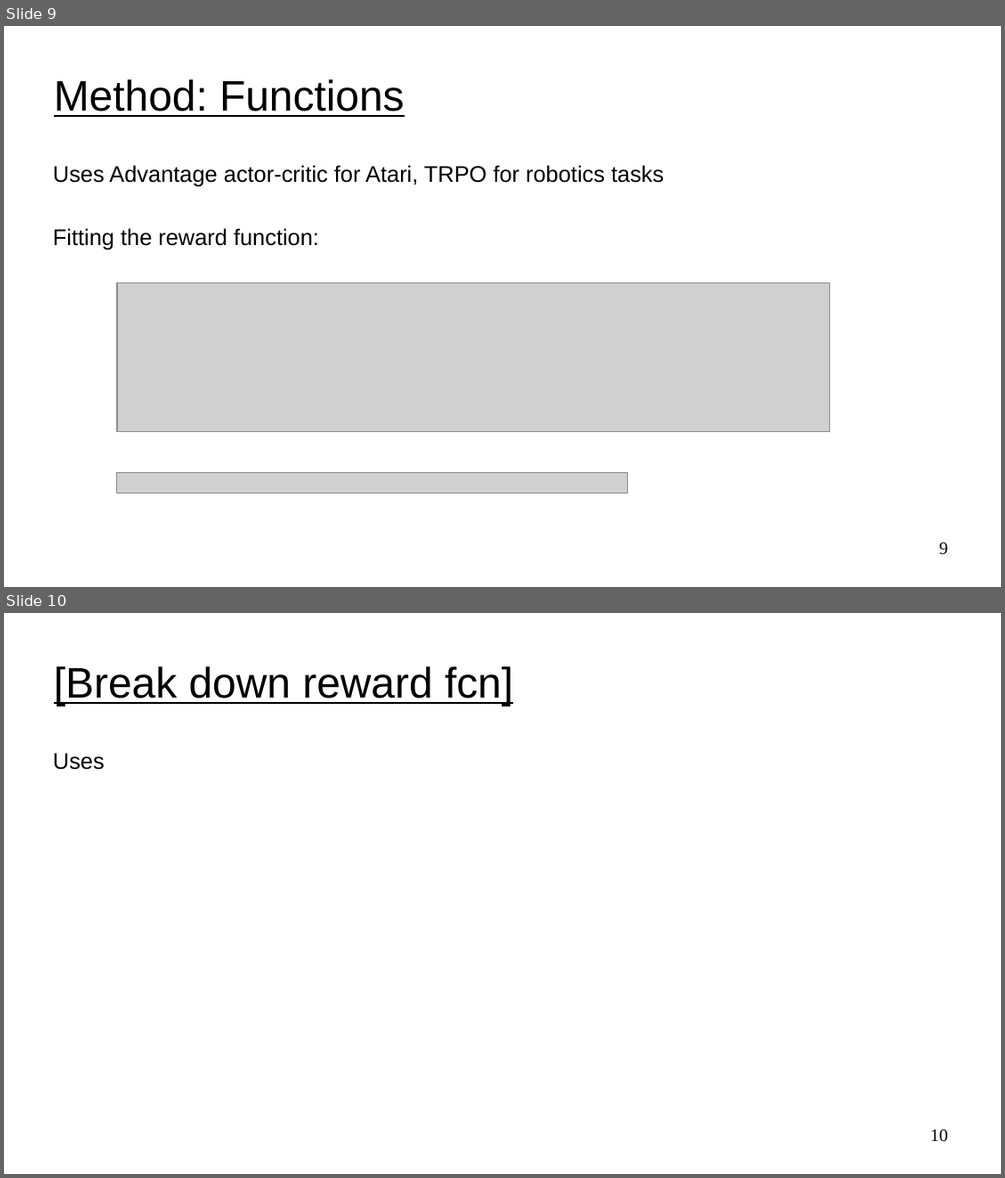
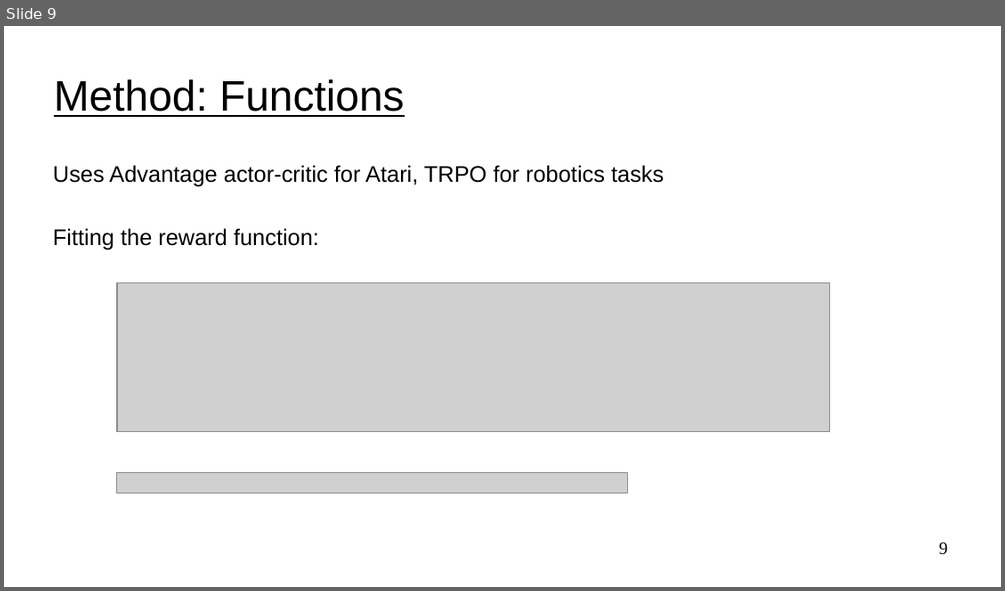
Before and after one commit to UVADS/reinforcement_learning, a slide deck: 11_rl_human_feedback/rlhf.ppt. Shown one above the other, each under a label of ours: slides 9 and 10 before the commit, slide 9 after it. The pictures are 1005x1178 and 1005x591 pixels, drawn with LibreOffice and Linux fonts; fonts in the diff are those of the drawing; grey boxes stand for pictures. Boxes give left, top, right and bottom in pixels: in the first picture for what was removed or moved away, otherwise in the second. Text is boxed around its words. In the diff, an @@ line names an element or a change of style, - is before the commit and + after.

```diff
--- a/11_rl_human_feedback/rlhf.ppt
+++ b/11_rl_human_feedback/rlhf.ppt
@@ slide 10 removed at (x1=4, y1=613, x2=1001, y2=1174), background #FFFFFF @@
@@ title removed at (x1=54, y1=666, x2=513, y2=706) @@
-[Break down reward fcn]
@@ text removed at (x1=53, y1=753, x2=105, y2=770) @@
-Uses
@@ page number removed at (x1=930, y1=1129, x2=948, y2=1142) @@
-10
```
Also in this commit, not shown: 2 slides changed, 1 other file.
